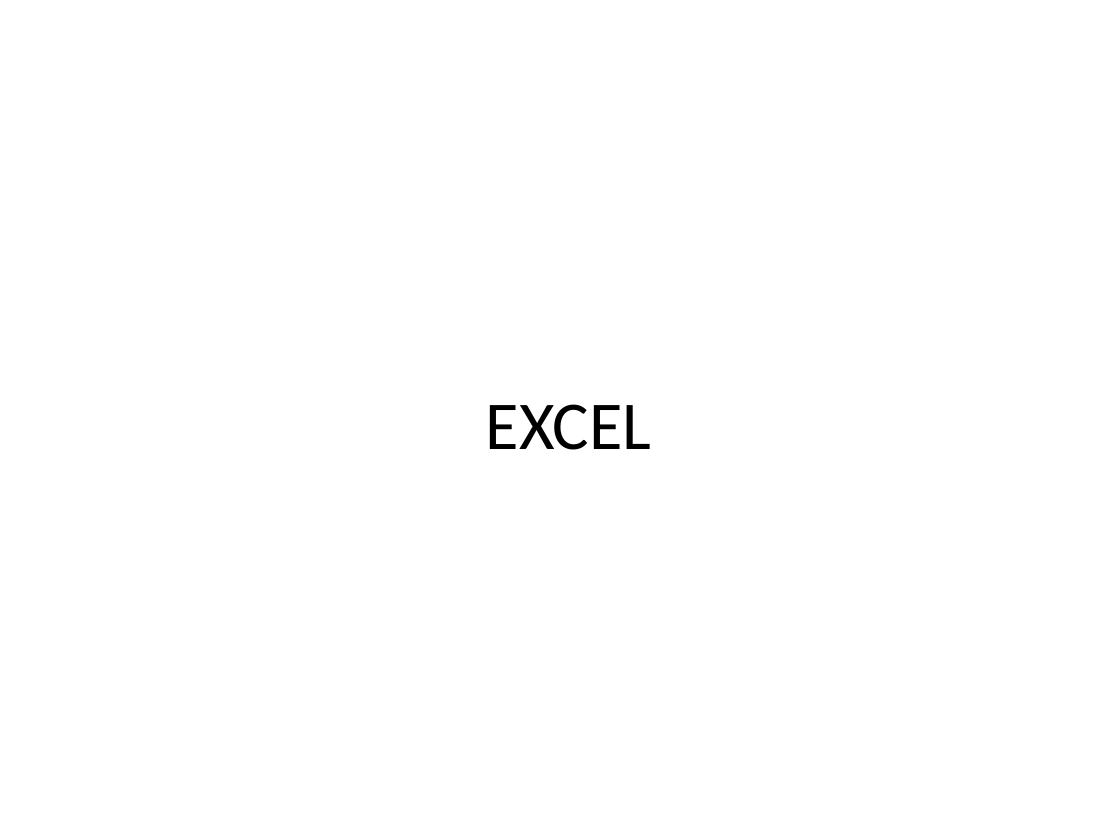
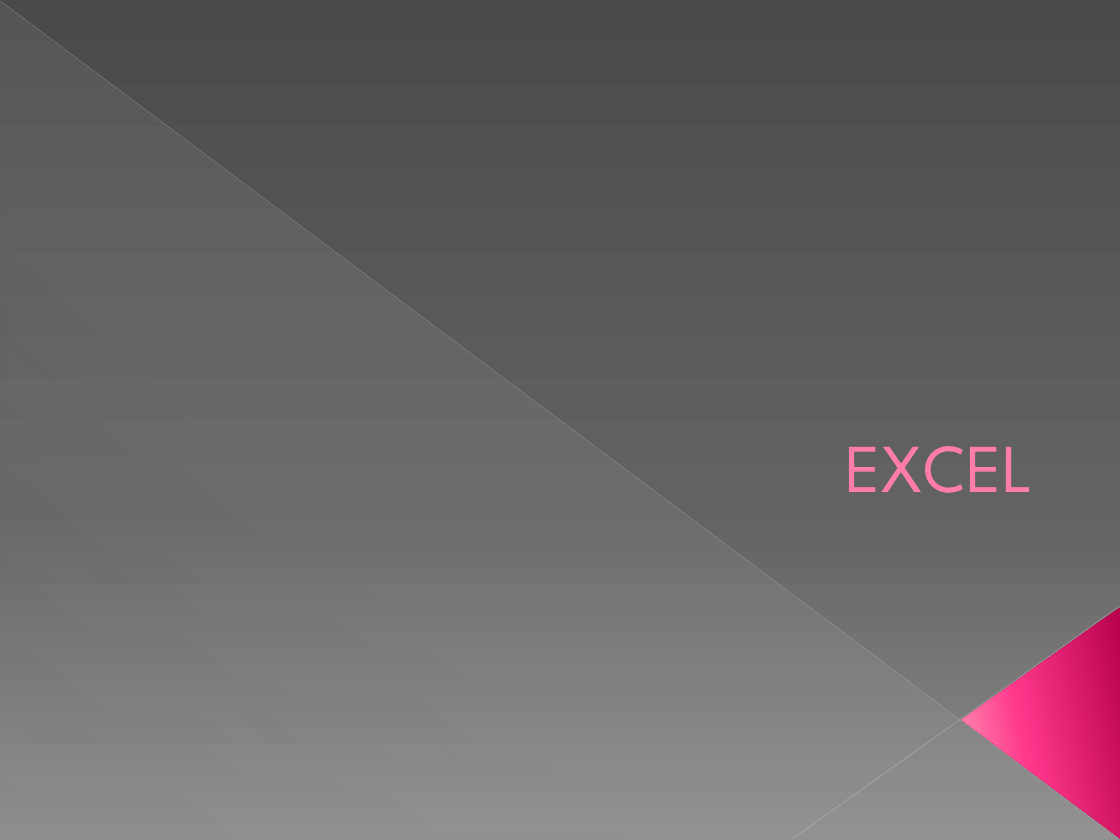
Before and after one commit to kleberloayzacastro/universidad, a slide deck: slide 1 of 2015-2016/clases/computacion_aplicada_2/clase_1/clase1.pptx. Drawn at 1120x840 pixels with LibreOffice and Linux fonts; fonts in the diff are those of the drawing. Boxes give left, top, right and bottom in pixels: in the first picture for what was removed or moved away, otherwise in the second. Text is boxed around its words. In the diff, an @@ line names an element or a change of style, - is before the commit and + after.

```diff
--- a/2015-2016/clases/computacion_aplicada_2/clase_1/clase1.pptx
+++ b/2015-2016/clases/computacion_aplicada_2/clase_1/clase1.pptx
@@ background #FFFFFF to gradient #4A4A4A to #626262 to #8C8C8C @@
@@ line added from (0, 1) to (1119, 839), #BFBFBF 0.39 pt @@
@@ right triangle added at [1,2,1119,840], fill gradient #D2D2D2 @@
@@ title "EXCEL" at [846,446,1034,493]: font Calibri to League Spartan, text colour #000000 to #FF7DA7, letter outline none to #B12761 0.5 pt; alignment centre to right; indent changed; vertical alignment middle to bottom @@
@@ line added from (1120, 606) to (792, 839), #C6C6C6 0.47 pt @@
@@ triangle added at [962,608,1120,839], fill gradient #B8014E to #FF388C to #FF9CB9 @@
```
Also in this commit, not shown: 18 other slides changed, 4 slides added, 1 slide removed, 3 other files.
